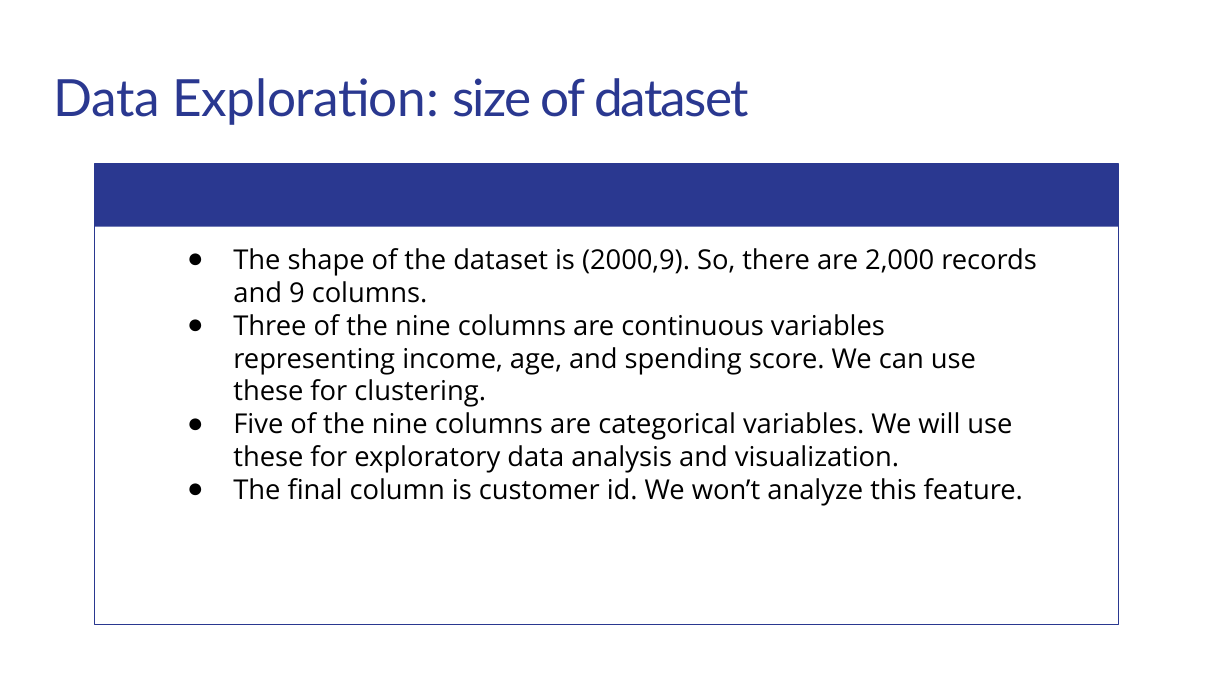
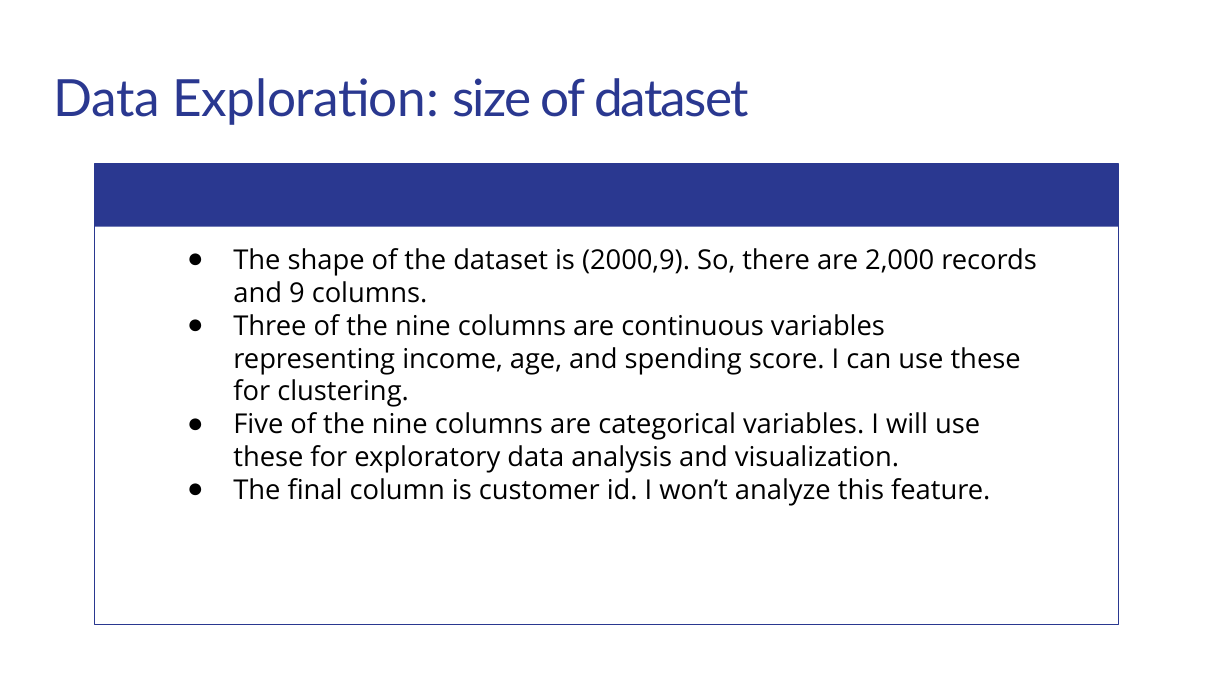
Before and after one commit to matthewshawnkehoe/Data-Science-Projects, a slide deck: slide 7 of Capstone Projects/Capstone_Three_Unsupervised_ML/Classifying_Mall_Customers.pptx. Drawn at 1232x693 pixels with LibreOffice and Linux fonts; fonts in the diff are those of the drawing. Boxes give left, top, right and bottom in pixels: in the first picture for what was removed or moved away, otherwise in the second. Text is boxed around its words. In the diff, an @@ line names an element or a change of style, - is before the commit and + after.

Commit message:
Updated mall customer analysis

```diff
--- a/Capstone Projects/Capstone_Three_Unsupervised_ML/Classifying_Mall_Customers.pptx
+++ b/Capstone Projects/Capstone_Three_Unsupervised_ML/Classifying_Mall_Customers.pptx
@@ text at (x1=233, y1=314, x2=1021, y2=506): text changed @@
-● Three of the nine columns are continuous variables representing income, age, and spending score. We can use these for clustering.
-● Five of the nine columns are categorical variables. We will use these for exploratory data analysis and visualization.
-● The final column is customer id. We won’t analyze this feature.
+● Three of the nine columns are continuous variables representing income, age, and spending score. I can use these for clustering.
+● Five of the nine columns are categorical variables. I will use these for exploratory data analysis and visualization.
+● The final column is customer id. I won’t analyze this feature.
```
Also in this commit, not shown: 8 other slides changed, 2 slides added.
